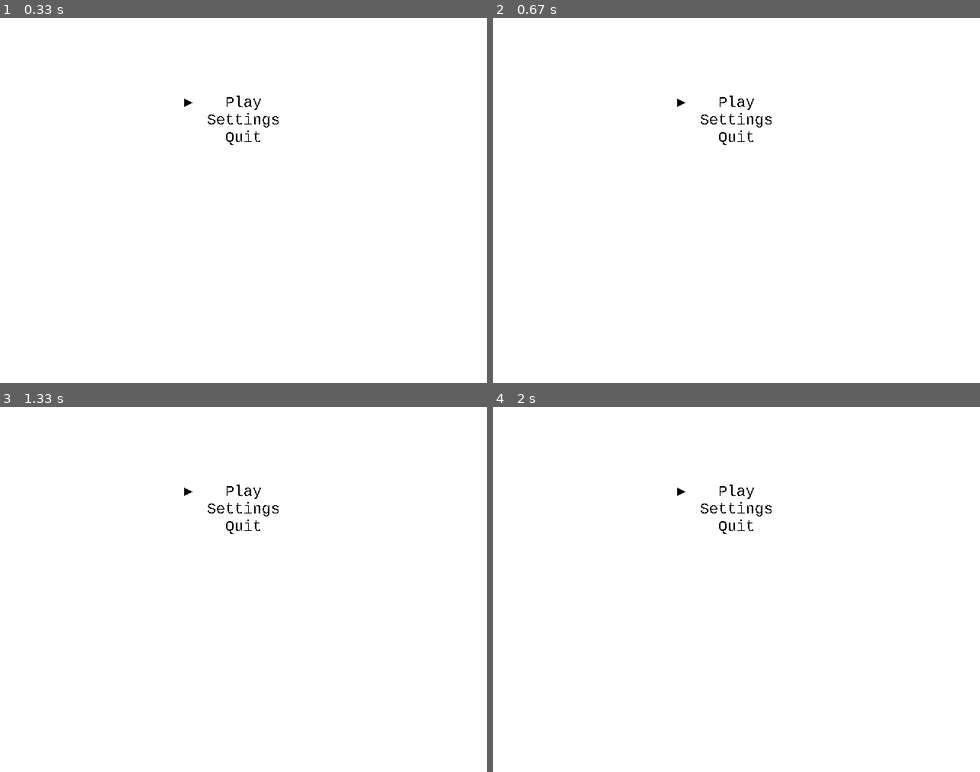
Above: before the commit, frames 1-4 (two rows, left to right).
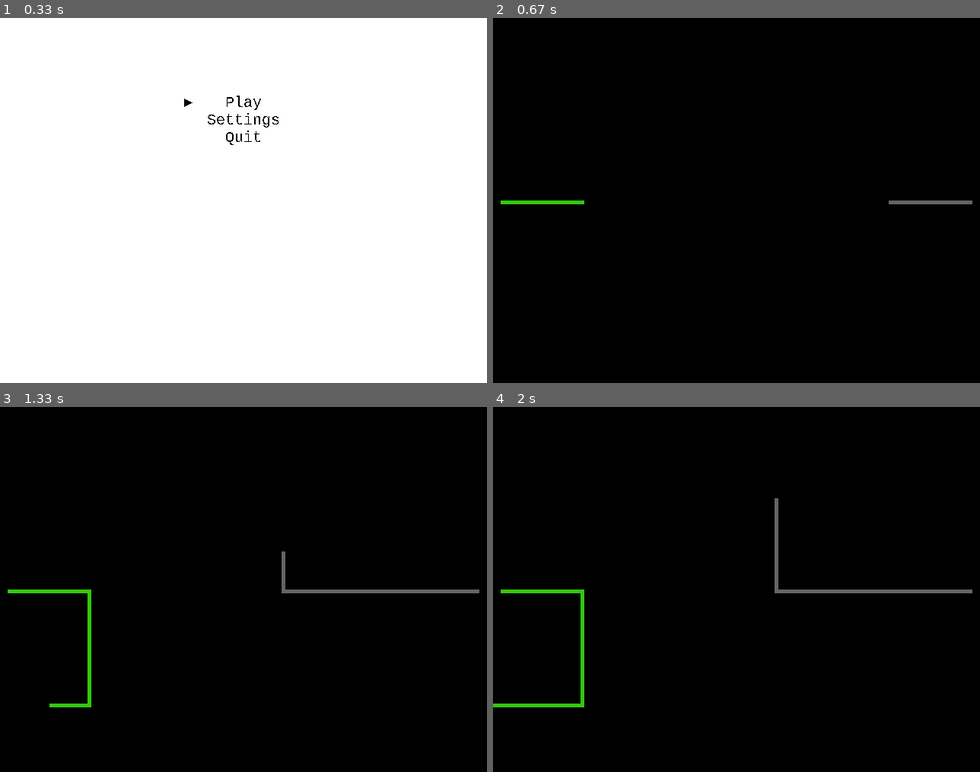
Above: after the commit, the same moments.

Repository: matgrioni/Tron
Game: pygame game, started from src/main.py
Same seed, same stepped clock (60 frames per second), same inputs: the game is played once before the commit and once after it. The source is Python 2; it was converted automatically to run under Python 3.
Inputs (mouse positions are in pixels of both pictures, inside the frame that each line leads up to):
- Up to frame 1 (0.33 s): no input
- Up to frame 2 (0.67 s): tap Enter at 0.33 s
- Up to frame 3 (1.33 s): hold Right 0.67-1.13 s; move the mouse to (399, 578) at 0.7 s; hold Right from 1.17 s (still down); hold D from 1.17 s (still down); move the mouse to (126, 593) at 1.2 s
- Up to frame 4 (2 s): release Right at 1.63 s; release D at 1.63 s; hold Left from 1.67 s (still down); hold A from 1.67 s (still down); move the mouse to (785, 669) at 1.7 s

Frame 1 is identical in both runs. In frame 2, 100% of the frame differs, in the area x 0-100%, y 0-100%; in frame 3, 100%; in frame 4, 100%.

Commit message:
Option callbacks include optional arguments

Diff:
--- a/src/Menu.py
+++ b/src/Menu.py
@@ -34,9 +34,10 @@
     # Option callbacks are called when the user selects an
     # option from the menu with the enter key. Provide
     # the option name and the method to be run when the
-    # item is selected.
-    def addOptionCallback(self, option, callback):
-        self.optionCallbacks[option] = callback
+    # item is selected. Provide any parameters to the
+    # callback through the optional args argument
+    def addOptionCallback(self, option, callback, *args):
+        self.optionCallbacks[option] = (callback, args)
 
     # Remove the current
     def removeOptionCallback(self, option):
@@ -83,4 +84,7 @@
         option = self.options[self.selectedItem]
 
         if option in self.optionCallbacks:
-            callback = self.optionCallbacks[option]
+            callback = self.optionCallbacks[option][0]
+            args = self.optionCallbacks[option][1]
+
+            callback(*args)
